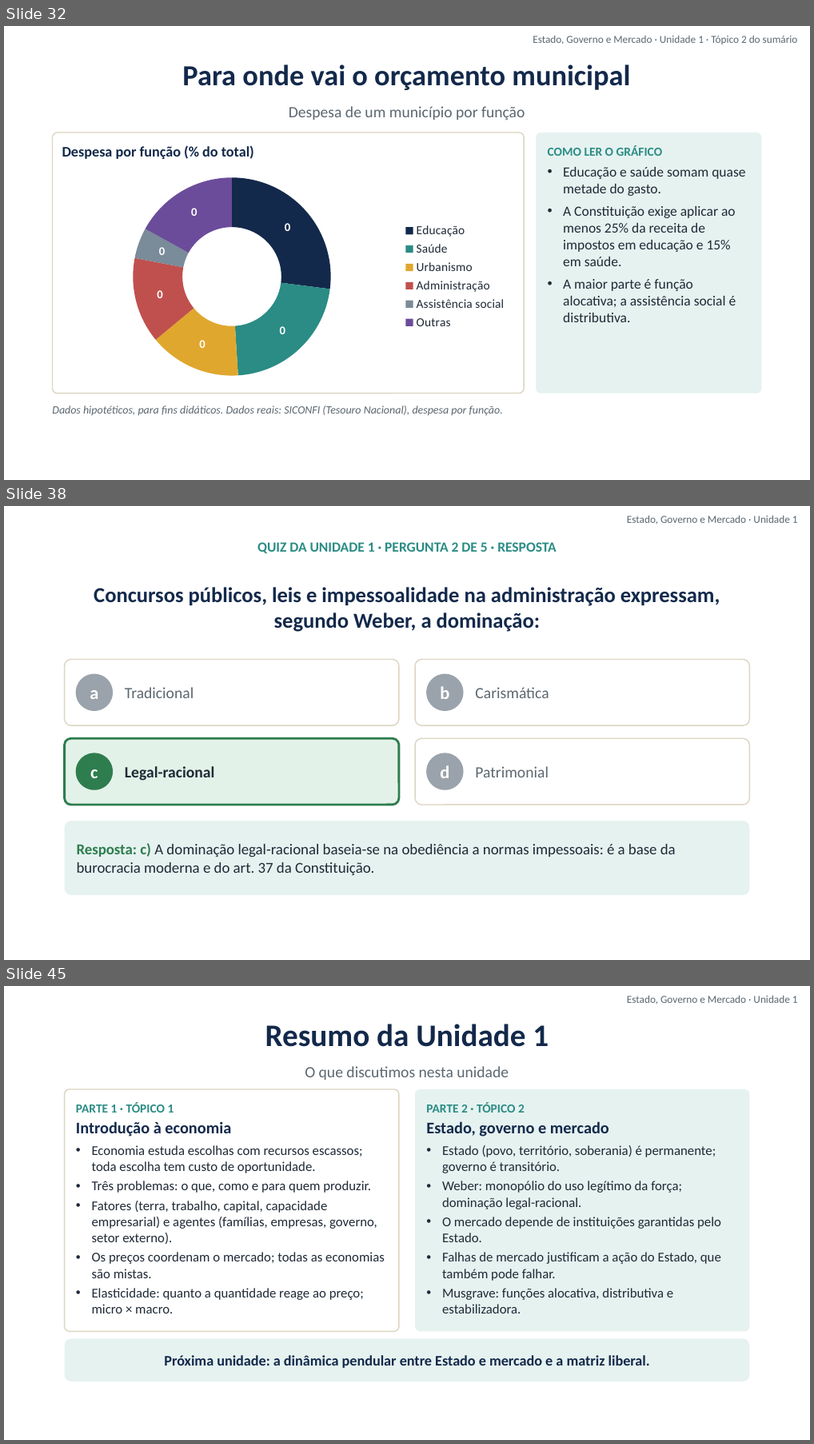
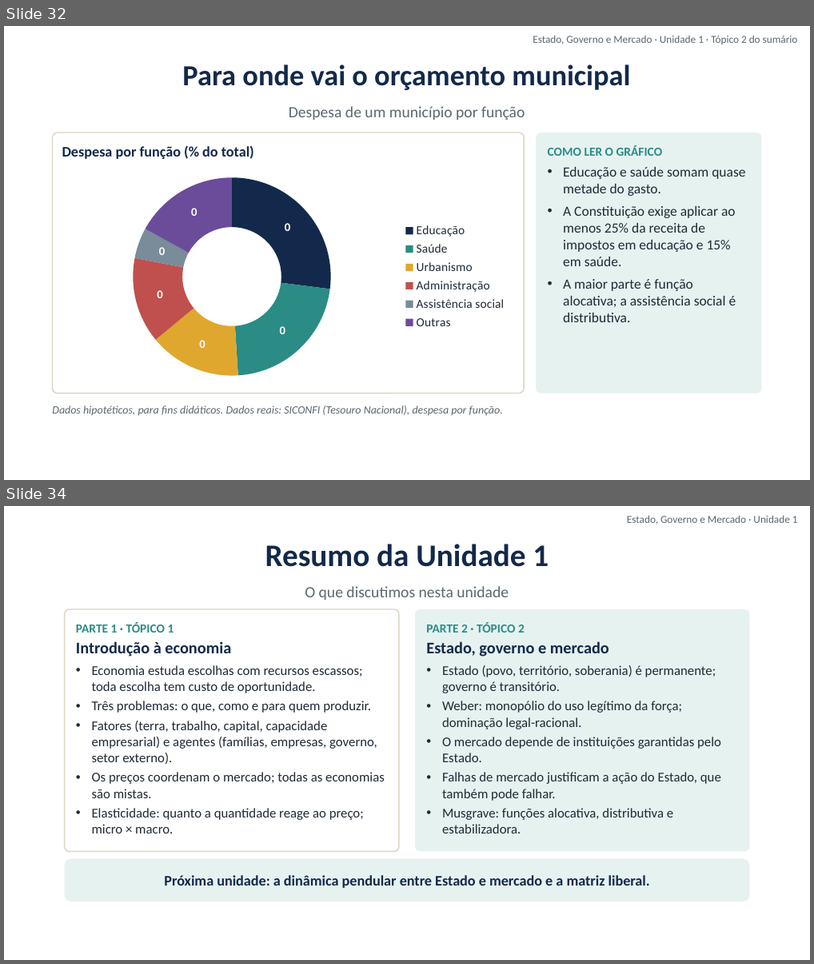
Before and after one commit to cleitonfranco74/gestao_publica, a slide deck: disciplina-01-estado-governo-mercado/materiais/01_Unidade_1_Introducao_a_Economia_Estado_Governo_Mercado.pptx. Shown one above the other, each under a label of ours: slides 32, 38 and 45 before the commit, slides 32 and 34 after it; the slides between them are not shown. The pictures are 814x1444 and 814x964 pixels, drawn with LibreOffice and Linux fonts; fonts in the diff are those of the drawing; background and template pictures are left out. Boxes give left, top, right and bottom in pixels: in the first picture for what was removed or moved away, otherwise in the second. Text is boxed around its words. In the diff, an @@ line names an element or a change of style, - is before the commit and + after.

```diff
--- a/disciplina-01-estado-governo-mercado/materiais/01_Unidade_1_Introducao_a_Economia_Estado_Governo_Mercado.pptx
+++ b/disciplina-01-estado-governo-mercado/materiais/01_Unidade_1_Introducao_a_Economia_Estado_Governo_Mercado.pptx
@@ slide 38 removed at bbox=[4, 506, 810, 960], background picture (left out) @@
@@ text removed at bbox=[627, 516, 798, 524] @@
-Estado, Governo e Mercado · Unidade 1
@@ text removed at bbox=[258, 542, 557, 554] @@
-QUIZ DA UNIDADE 1 · PERGUNTA 2 DE 5 · RESPOSTA
@@ text removed at bbox=[94, 587, 721, 632] @@
-Concursos públicos, leis e impessoalidade na administração expressam, segundo Weber, a dominação:
@@ rounded rectangle removed at bbox=[65, 660, 399, 725] @@
@@ rounded rectangle removed at bbox=[415, 660, 750, 725] @@
@@ rounded rectangle removed at bbox=[76, 674, 113, 711] @@
-a
@@ text removed at bbox=[125, 687, 194, 698] @@
-Tradicional
@@ rounded rectangle removed at bbox=[426, 674, 464, 711] @@
-b
@@ text removed at bbox=[475, 687, 549, 698] @@
-Carismática
@@ rounded rectangle removed at bbox=[65, 738, 399, 804] @@
@@ rounded rectangle removed at bbox=[415, 738, 750, 804] @@
@@ rounded rectangle removed at bbox=[76, 752, 113, 790] @@
-c
@@ text removed at bbox=[125, 766, 215, 780] @@
-Legal-racional
@@ rounded rectangle removed at bbox=[426, 752, 464, 790] @@
-d
@@ text removed at bbox=[475, 766, 549, 777] @@
-Patrimonial
@@ rounded rectangle removed at bbox=[65, 820, 750, 895] @@
-Resposta: c) A dominação legal-racional baseia-se na obediência a normas impessoais: é a base da burocracia moderna e do art. 37 da Constituição.
@@ what was slide 45 is now slide 34 @@
```
Also in this commit, not shown: 1 slide changed, 10 other slides removed, 17 other files.
